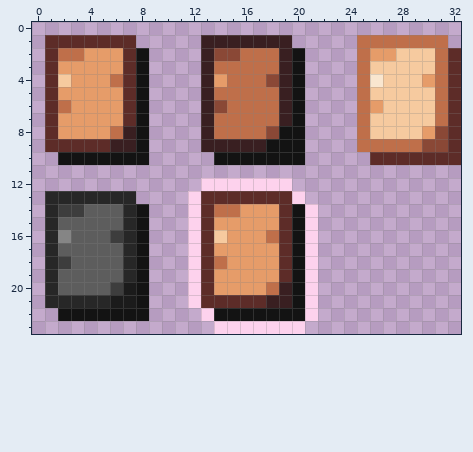
Pixel-art file, stored at resources/sprites/GUI/icons/other_icons/full_deck_button.aseprite. This is how it looked before the edit.
36x24 pixels, 1 frame. The old version is drawn lined up with the new one, on the new canvas.
Once edited:
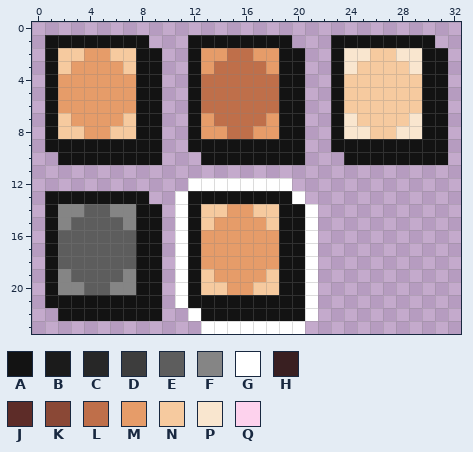
Palette (. is transparent): A #131313  B #1b1b1b  C #272727  D #3d3d3d  E #5d5d5d  F #858585  G #ffffff  H #391f21  J #5d2c28  K #8a4836  L #bf6f4a  M #e69c69  N #f6ca9f  P #f9e6cf  Q #fdd2ed
The exact change:
canvas 36x24 -> 33x24, the old top-left corner now at -1,0 (the part of the old canvas that was cut away was empty and is not shown)
Changed rows in their new state; - is an unchanged pixel.
first column x 1:
 1 AAAAAAAA---AAAAAAAA---AAAAAAAA.-
 2 ANN--NN-A--AMML-MMA---APPNNPPAA.
 3 AN----N-A--AM----MA---APN---PAA.
 4 AM---MM-A--ALL---LA---ANNN---AA.
 5 A-----M-A--AL-----A---ANN----AA.
 6 AM----M-A--ALL----A---ANNN---AA.
 7 AN----N-A--AM----MA---APN---PAA.
 8 ANN--NN-A--AMM--MM----APP--PPAA.
 9 AAAAAAA-A--AAAAAA-----AAAAAAAAA.
10 --------A---A----------AAAAAAAA.
12 -----------GGGGGGGG-------------
13 AAAAAAAA--GAAAAAAAAG------------
14 AFF--FF-A-GANNM-NNA-G-----------
15 AF----F-A-GAN----NA-G-----------
16 AE---EE-A-GAMM---MA-G-----------
17 A-----E-A-GAM-----A-G-----------
18 AE----E-A-GAMM----A-G-----------
19 AF----F-A-GAN----NA-G-----------
20 AFF--FF-A-GANN--NNA-G-----------
21 AAAAAAA-A-GAAAAAAAA-G-----------
22 --------A--GA-------G-----------
23 ------------GGGGGGGG------------
Pixel boxes of the changes (left, top, right, bottom) in both pictures:
changed: (45, 35, 461, 334)
